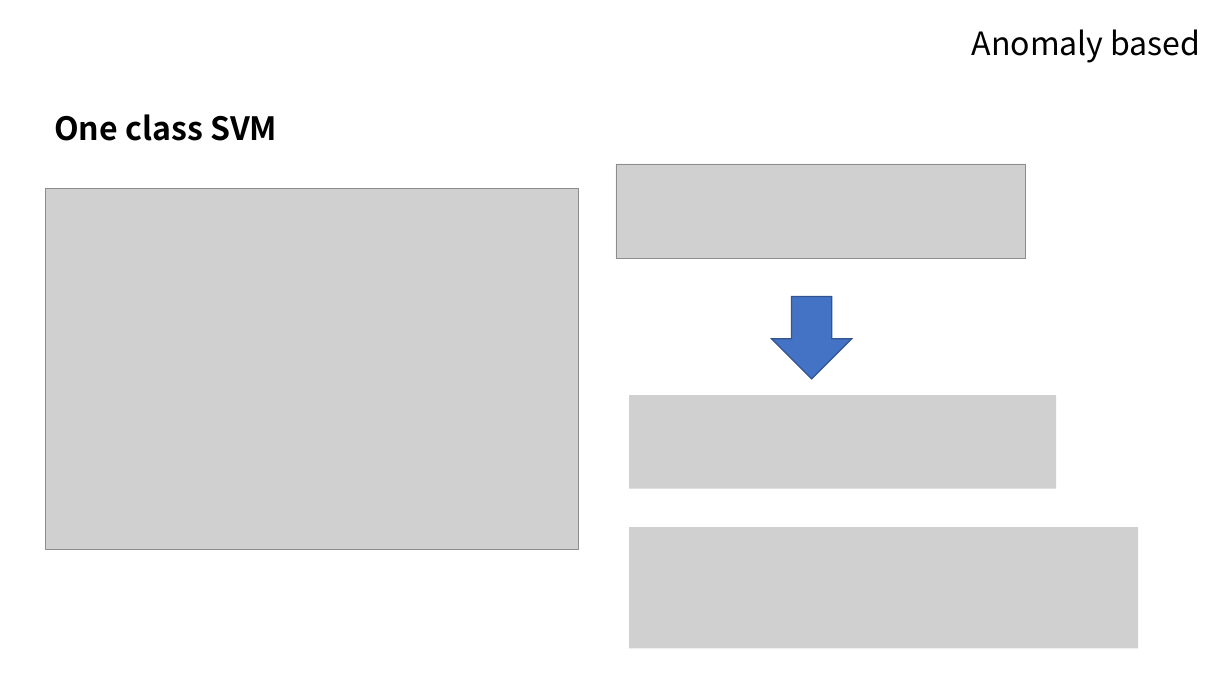
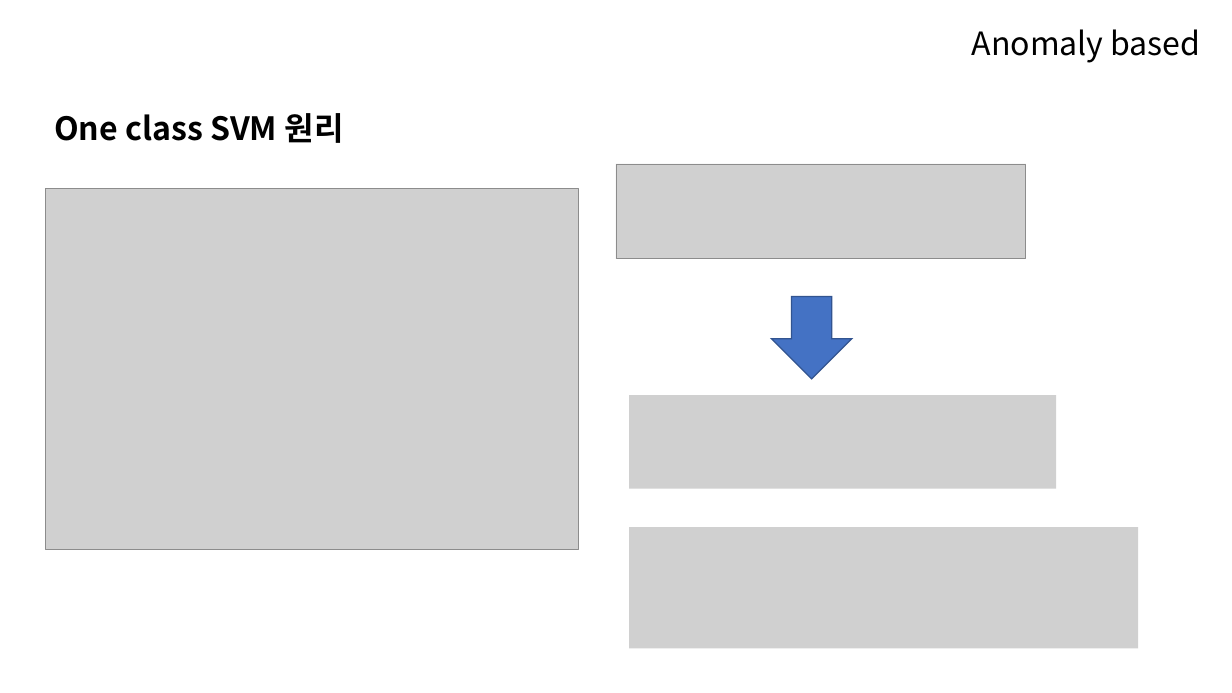
Before and after one commit to 100jy/anomaly-research, a slide deck: slide 18 of fraud_detection.pptx. Drawn at 1232x693 pixels with LibreOffice and Linux fonts; fonts in the diff are those of the drawing; grey boxes stand for pictures. Boxes give left, top, right and bottom in pixels: in the first picture for what was removed or moved away, otherwise in the second. Text is boxed around its words. In the diff, an @@ line names an element or a change of style, - is before the commit and + after.

```diff
--- a/fraud_detection.pptx
+++ b/fraud_detection.pptx
@@ text at box(54, 113, 344, 143): text changed @@
-One class SVM
+One class SVM 원리
```
Also in this commit, not shown: 13 other slides changed.
